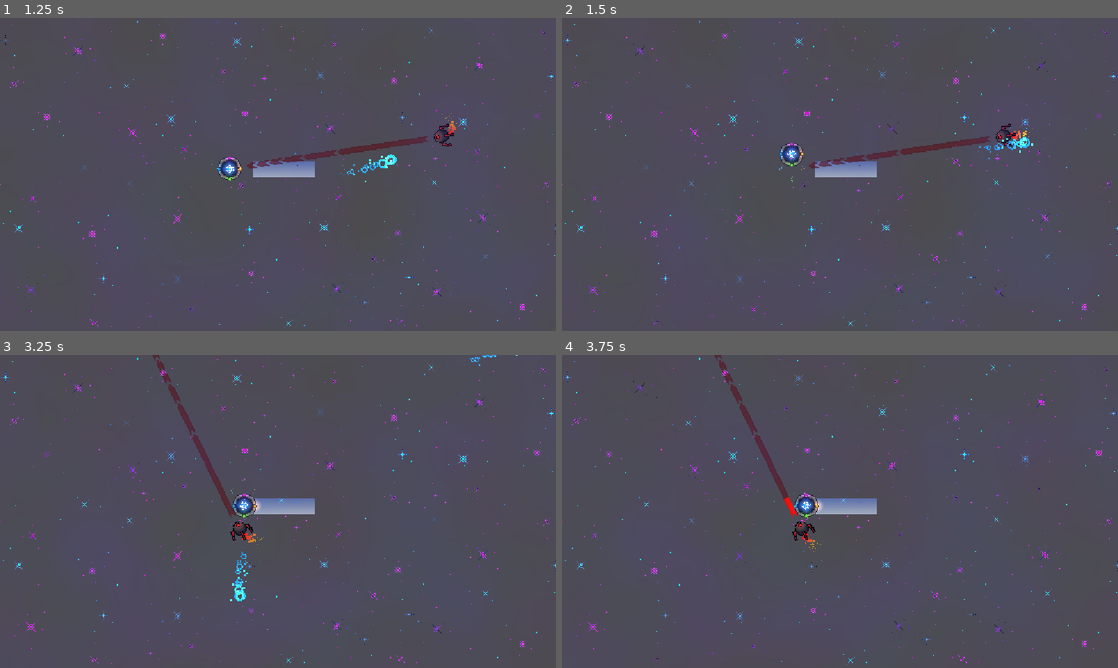
Above: before the commit, frames 1-4 (two rows, left to right).
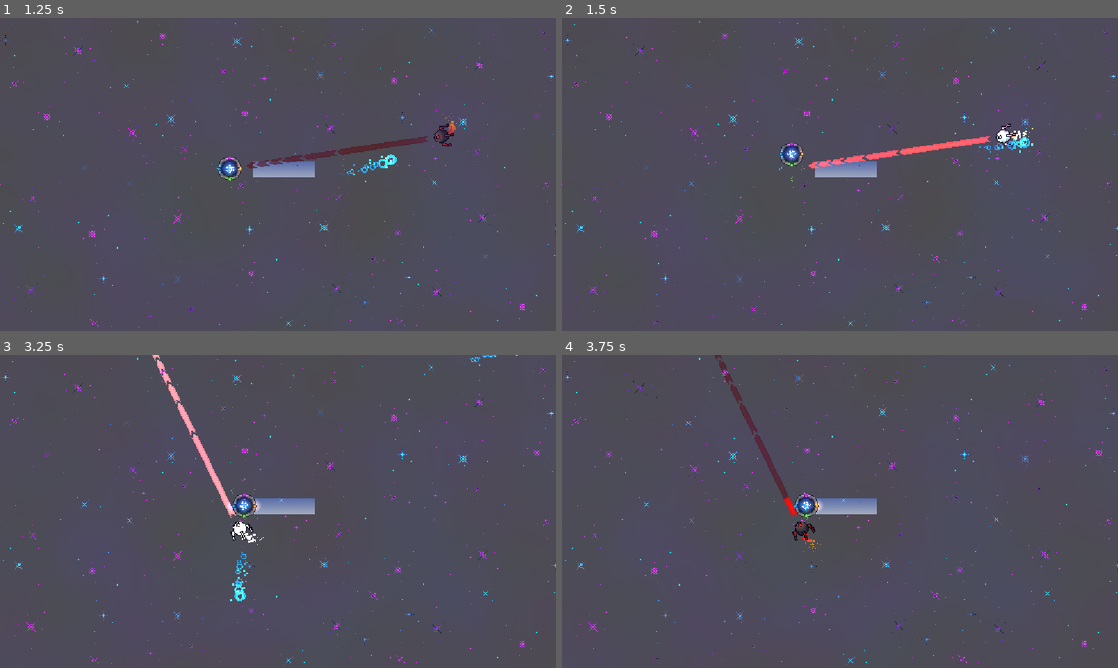
Above: after the commit, the same moments.

Repository: eee12342/New-Game
Game: Godot game, scene res://scenes/MainMenu.tscn
Two runs of this game, one before a commit and one after it. Both use one fixed random seed, a clock stepped at 60 frames per second and the inputs below.
Inputs (mouse positions are in pixels of both pictures, inside the frame that each line leads up to):
- Up to frame 1 (1.25 s): move the mouse to (400, 158) at 0.52 s; tap A (colour1) at 0.6 s; click (400, 158) at 0.67 s
- Up to frame 2 (1.5 s): move the mouse to (728, 190) at 1.27 s; tap W (colour2) at 1.35 s; click (728, 190) at 1.42 s
- Up to frame 3 (3.25 s): move the mouse to (333, 442) at 2.02 s; tap D (colour3) at 2.1 s; click (333, 442) at 2.17 s; move the mouse to (250, 574) at 2.77 s; tap S (colour4) at 2.85 s; click (250, 574) at 2.92 s
- Up to frame 4 (3.75 s): move the mouse to (1006, 558) at 3.52 s; hold Shift (colour_change_mode) from 3.53 s (still down); click (1006, 558) at 3.67 s

Frame 1 is identical in both runs. In frame 2, 0.7% of the frame differs, in the area x 44-85%, y 34-49%; in frame 3, 0.7%; in frame 4, nothing differs.

Commit message:
Add enemy hit flash and asset path fix
This commit adds a brief hit-flash effect when enemies take damage by animating their modulate color. It also hides the dash charge bar when the enemy dies and updates the ArrowBottom asset location from art/UI to art/Shaders, fixing all scene references to the new texture path.

Diff:
--- a/scenes/enemy/enemy.gd
+++ b/scenes/enemy/enemy.gd
@@ -9,6 +9,7 @@
 var player: CharacterBody2D
 var health := max_health
 var damage: float = 35
+var damage_tween: Tween
 
 
 func _ready() -> void:
@@ -38,6 +39,10 @@
 	if body == self:
 		health -= damage_taken
 
+		damage_tween = create_tween()
+		damage_tween.tween_property(self, "modulate", Color(18.892, 18.892, 18.892), 0.25)
+		damage_tween.tween_property(self, "modulate", Color("#ffffff"), 0.25)
+
 
 func _on_death_finished():
 	self.queue_free()
--- a/scenes/enemy/enemy1/EnemyDash.tscn
+++ b/scenes/enemy/enemy1/EnemyDash.tscn
@@ -1,6 +1,6 @@
 [gd_scene format=3 uid="uid://capiq235rrs80"]
 
-[ext_resource type="Texture2D" uid="uid://56ud2jut254u" path="res://art/UI/ArrowBottom.png" id="1_i02bk"]
+[ext_resource type="Texture2D" uid="uid://56ud2jut254u" path="res://art/Shaders/ArrowBottom.png" id="1_i02bk"]
 [ext_resource type="Texture2D" uid="uid://m5gyc7ndn0mr" path="res://art/UI/ArrowTop.png" id="2_0orfb"]
 
 [node name="EnemyDash" type="Node2D" unique_id=1323345062]
--- a/scenes/enemy/enemy1/dashbar.tscn
+++ b/scenes/enemy/enemy1/dashbar.tscn
@@ -1,6 +1,6 @@
 [gd_scene format=3 uid="uid://djp87qcu7vd6o"]
 
-[ext_resource type="Texture2D" uid="uid://56ud2jut254u" path="res://art/UI/ArrowBottom.png" id="1_ykxqu"]
+[ext_resource type="Texture2D" uid="uid://56ud2jut254u" path="res://art/Shaders/ArrowBottom.png" id="1_ykxqu"]
 [ext_resource type="Texture2D" uid="uid://m5gyc7ndn0mr" path="res://art/UI/ArrowTop.png" id="2_onohu"]
 
 [node name="ArrowProgress" type="TextureProgressBar" unique_id=1109070990]
--- a/scenes/enemy/enemy1/enemy_1.gd
+++ b/scenes/enemy/enemy1/enemy_1.gd
@@ -82,6 +82,7 @@
 
 func check_dead() -> void:
 	if health <= 0:
+		charge_progress.visible = false
 		death_tween()
 		super()
 
Renamed: art/UI/ArrowBottom.png -> art/Shaders/ArrowBottom.png
Not shown, changed: art/Shaders/ArrowBottom.png.import
